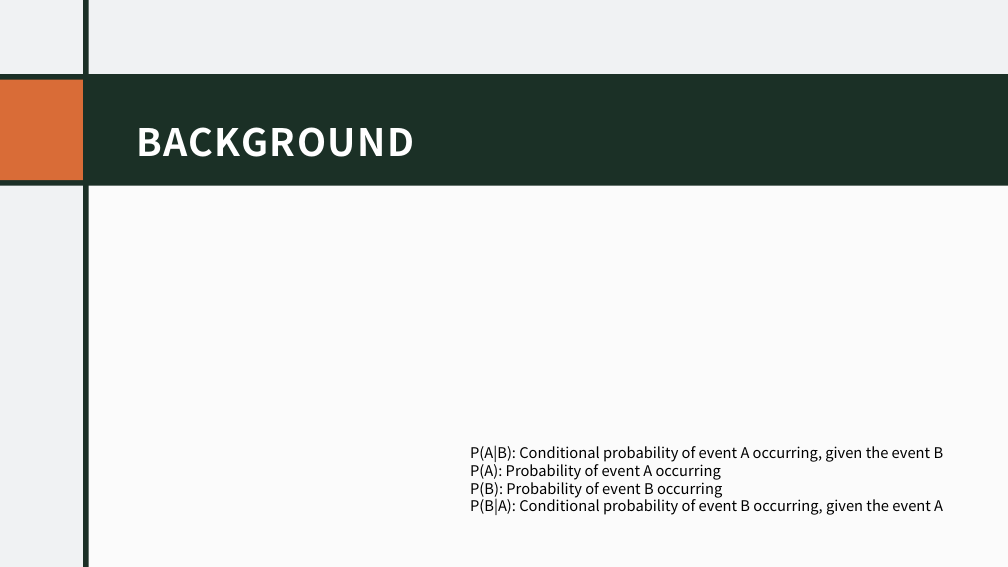
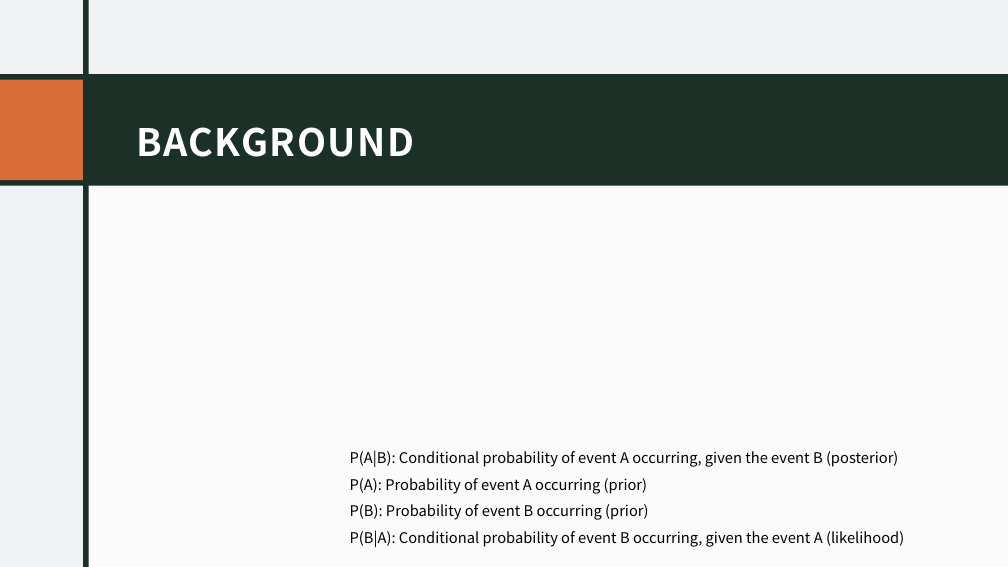
Before and after one commit to bprudil/INFO-523-Final-Project-, a slide deck: slide 3 of Final Presentation .pptx. Drawn at 1008x567 pixels with LibreOffice and Linux fonts; fonts in the diff are those of the drawing; grey boxes stand for pictures. Boxes give left, top, right and bottom in pixels: in the first picture for what was removed or moved away, otherwise in the second. Text is boxed around its words. In the diff, an @@ line names an element or a change of style, - is before the commit and + after.

```diff
--- a/Final Presentation .pptx
+++ b/Final Presentation .pptx
@@ text at [350, 450, 904, 547]: text changed @@
-P(A|B): Conditional probability of event A occurring, given the event B
-P(A): Probability of event A occurring
-P(B): Probability of event B occurring
-P(B|A): Conditional probability of event B occurring, given the event A
+P(A|B): Conditional probability of event A occurring, given the event B (posterior)
+P(A): Probability of event A occurring (prior)
+P(B): Probability of event B occurring (prior)
+P(B|A): Conditional probability of event B occurring, given the event A (likelihood)
```
Also in this commit, not shown: 5 other slides changed, 1 slide removed, 2 other files.
